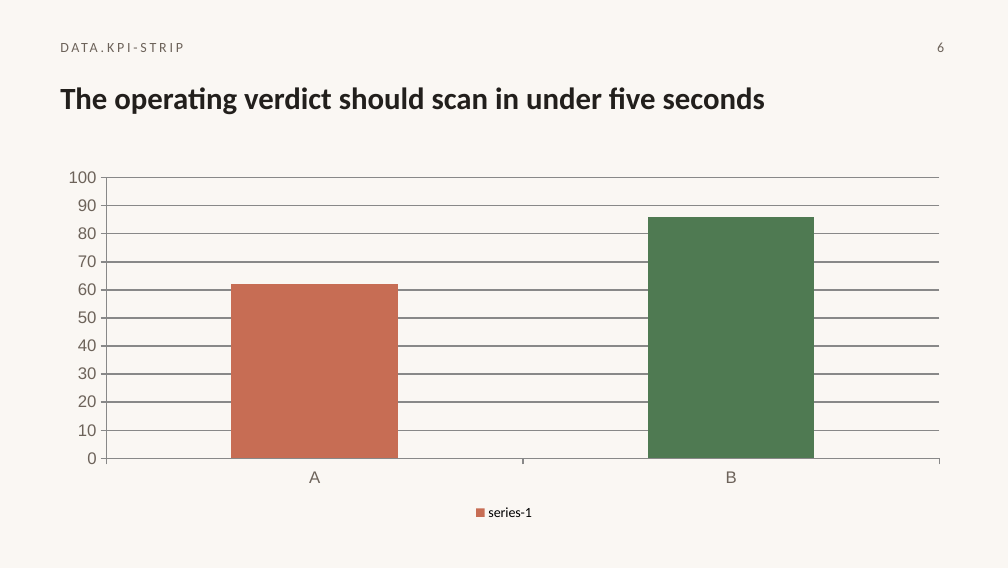
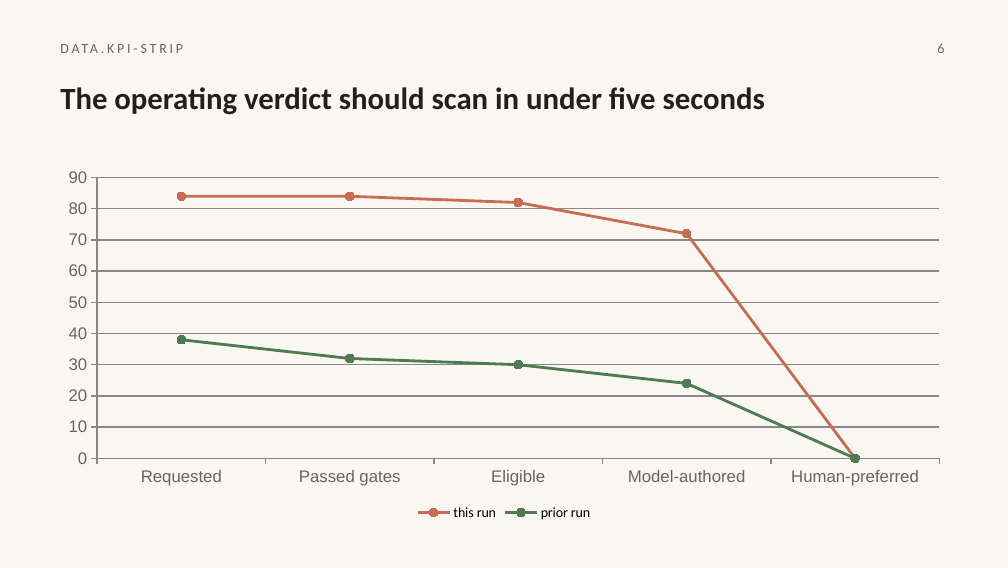
Before and after one commit to HomenShum/NodeSlide, a slide deck: slide 6 of outputs/atlas-v3-native/roundtrip-ppt.pptx. Drawn at 1008x568 pixels with LibreOffice and Linux fonts; fonts in the diff are those of the drawing. Boxes give left, top, right and bottom in pixels: in the first picture for what was removed or moved away, otherwise in the second. Text is boxed around its words. In the diff, an @@ line names an element or a change of style, - is before the commit and + after.

```diff
--- a/outputs/atlas-v3-native/roundtrip-ppt.pptx
+++ b/outputs/atlas-v3-native/roundtrip-ppt.pptx
@@ column chart at [50, 161, 958, 524] @@
@@ column chart to line chart @@
-categories: A, B
+categories: Requested, Passed gates, Eligible, Model-authored, Human-preferred
-series-1: 62, 86
+this run: 84, 84, 82, 72, 0
+prior run: 38, 32, 30, 24, 0
@@ legend changed @@
@@ category axis changed @@
@@ value axis changed @@
@@ bar spacing changed @@
```
Also in this commit, not shown: 30 other slides changed.
